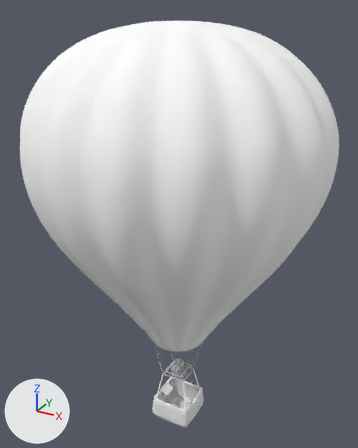
One commit to the Blender file Models/HotAirBalloon/Basket/BalloonBasket.blend: the scene before it, then after it.
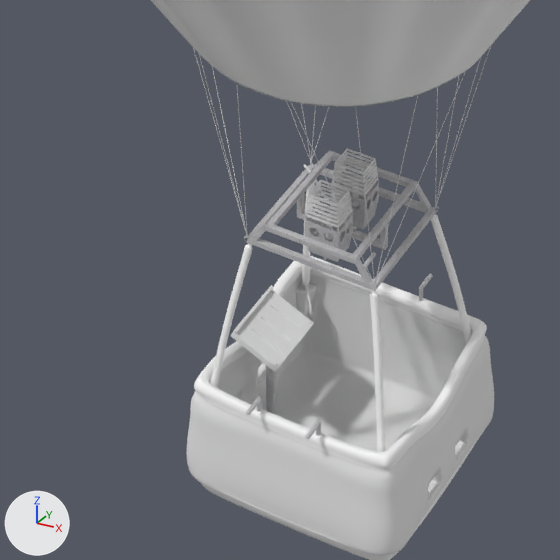
Each version is shown whole from a 50 mm camera at (34.2, -61.8, 68.6) aimed at (-0.6, 1.4, 37.0), then close up on the part from 34% to 60% of the width and 75% to 95% of the height. Arrows for +X, +Y and +Z are at lower left; the lights stay in place.

In view in the first close-up: 'Balloon', 'Basket', 'Burner', 'BurnerRungs', 'ControlPanel01', 'ControlPanel02', 'SandbagHooks', 'Strings'.
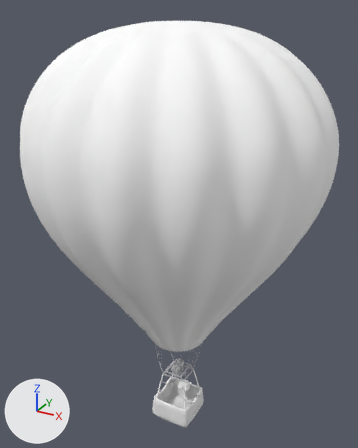
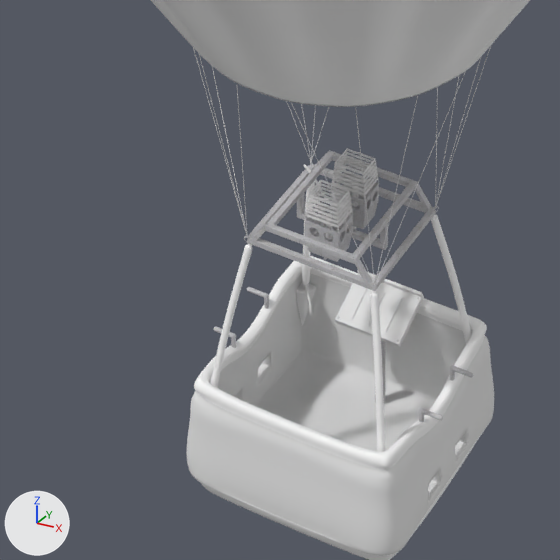
What differs and where, as boxes [x1, y1, x2, y2] in the close-ups (560 x 560 px; the box of a moved part takes in the faces that stretch with it):
'ControlPanel01', mesh turned: before [231, 285, 314, 372]; after [335, 270, 424, 347]
'SandbagHooks', reshaped (38% wider, 28% shorter): before [246, 252, 433, 439]; after [214, 287, 473, 422]
'ControlPanel02', mesh turned: before [238, 292, 312, 415]; after [338, 275, 419, 403]
part 3 of me_cube, moved or reshaped: before [419, 273, 433, 301]; after [214, 326, 443, 422]
part 4 of me_cube, moved or reshaped: before [306, 420, 321, 439]; after [247, 287, 473, 381]
part 5 of me_cube, deleted: before [363, 252, 376, 271]
part 6 of me_cube, deleted: before [246, 396, 262, 415]

What the commit changed:
me_cylinder_001 has 72 vertices, 46 faces and spans x -3.07..-1.64, y -1.07..1.08, z 0.11..4.43.
me_cylinder_001 is used by ob_controlpanel02; location (0.0, 0.0, 0.0).
me_cylinder_001 part 1: the whole mesh is turned -90 degrees about the z axis through its middle, then moved by (2.35, 2.31, 0.0).
me_cube_002 has 67 vertices, 55 faces and spans x -3.27..-1.6, y -1.12..1.12, z 3.56..4.61.
me_cube_002 is used by ob_controlpanel01; location (0.0, 0.0, -0.01).
me_cube_002 part 2: the whole mesh is turned -90 degrees about the z axis through its middle, then moved by (2.44, 2.39, 0.0).
me_cube has 64 vertices, 56 faces and spans x -1.07..1.07, y -3.94..3.94, z -0.24..0.34.
me_cube is used by ob_sandbaghooks; location (0.0, 0.0, 4.31).
me_cube part 3: the loose piece of 16 vertices spanning x 0.93..1.07, y 3.17..3.94, z -0.24..0.34 is turned -90 degrees about the z axis through its middle, then moved by (2.54, -4.55, -0.37).
me_cube part 4: the loose piece of 16 vertices spanning x 0.93..1.07, y -3.94..-3.17, z -0.24..0.34 is turned 90 degrees about the z axis through its middle, then moved by (2.54, 4.55, -0.37).
me_cube part 5: the loose piece of 16 vertices spanning x -1.07..-0.93, y 3.17..3.94, z -0.24..0.34 is deleted.
me_cube part 6: the loose piece of 16 vertices spanning x -1.07..-0.93, y -3.94..-3.17, z -0.24..0.34 is deleted.
